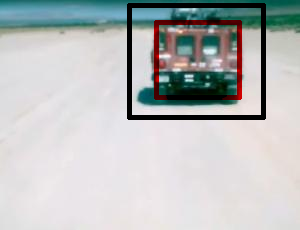
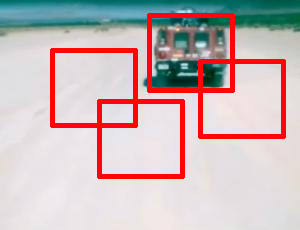
Layered file, before and after one edit (300 x 230). Changes by layer:
added layer "cópia de cópia de cópia de Camada" above "cópia de cópia de Camada" over [50, 48, 138, 128]
added layer "cópia de cópia de Camada" above "cópia de Camada" over [97, 99, 185, 179]
added layer "cópia de Camada" above "Camada" over [198, 59, 286, 139]
added layer "Camada" above "351.jpg" over [147, 13, 235, 93]
added layer "351.jpg" above "400.jpg" over [0, 0, 300, 230]
hid "400.jpg" over [0, 0, 300, 230]
